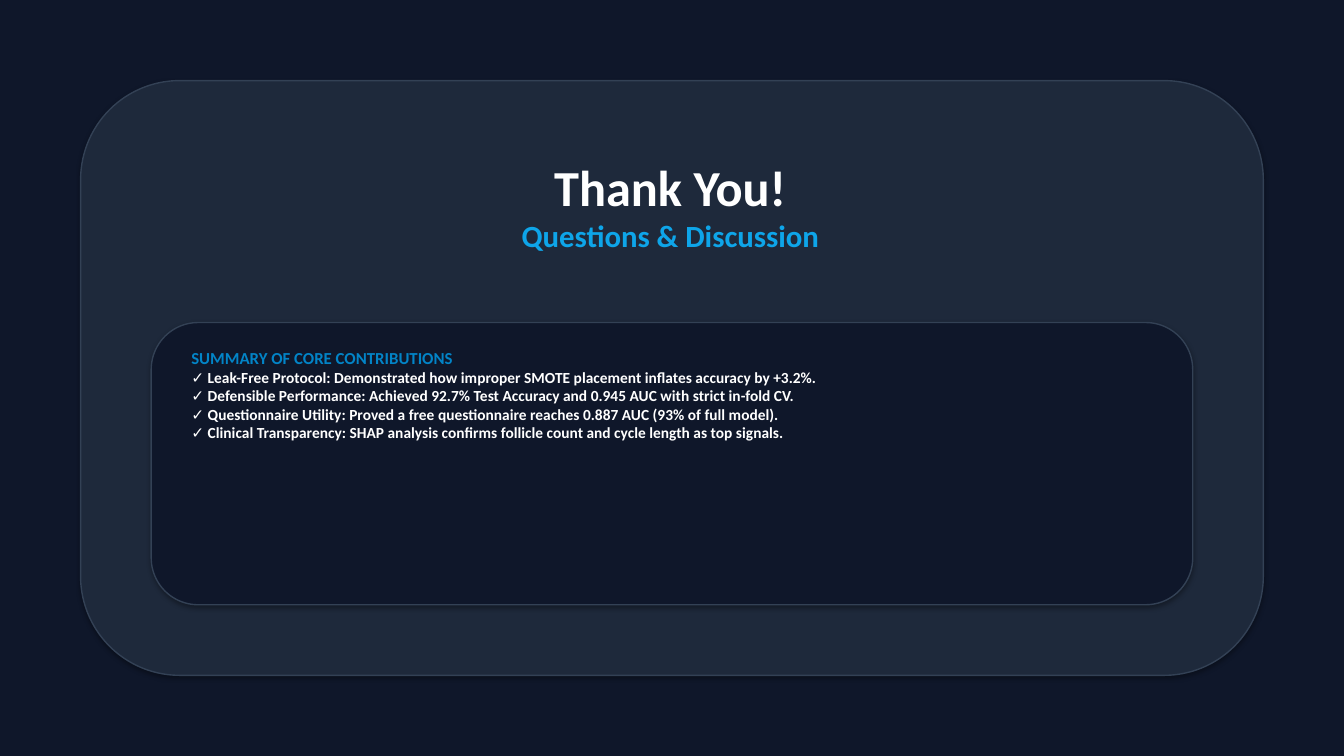
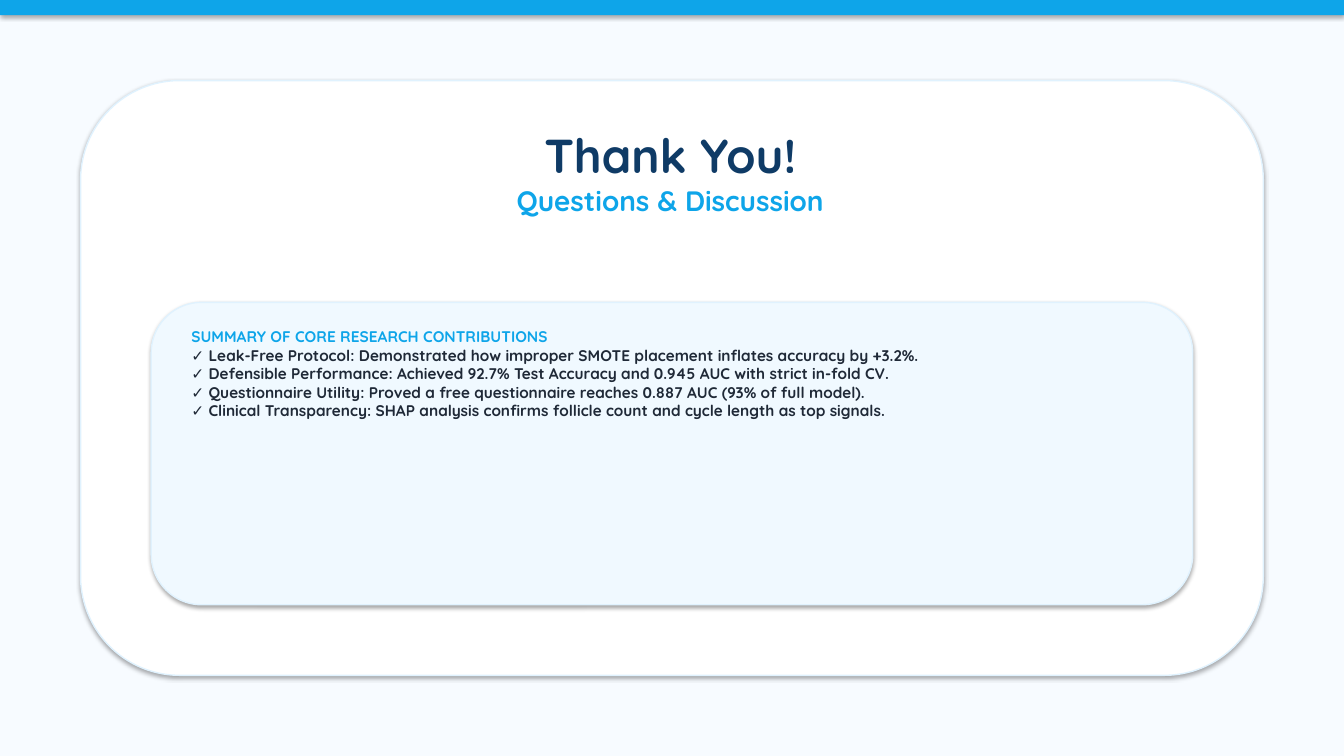
Before and after one commit to sunfi-x/pcos-ml-prediction, a slide deck: slide 10 of PCOS_ML_Project_Presentation_Professional.pptx. Drawn at 1344x756 pixels with LibreOffice and Linux fonts; fonts in the diff are those of the drawing. Boxes give left, top, right and bottom in pixels: in the first picture for what was removed or moved away, otherwise in the second. Text is boxed around its words. In the diff, an @@ line names an element or a change of style, - is before the commit and + after.

```diff
--- a/PCOS_ML_Project_Presentation_Professional.pptx
+++ b/PCOS_ML_Project_Presentation_Professional.pptx
@@ background #0F172A to #F7FBFF @@
@@ rectangle added at <box>0,0,1344,15</box>, fill #0EA5E9 @@
@@ rounded rectangle at <box>81,81,1263,676</box>: fill #1E293B to #FFFFFF; outline #334155 1 pt to #E0F2FE 1 pt @@
@@ text "Thank You!": place and size @@
-text "Thank You!" at <box>522,170,819,251</box>
+text "Thank You!" at <box>517,138,824,217</box>
@@ text "Thank You!" at <box>517,138,824,217</box>: size 36 to 34 pt, text colour #FFFFFF to #0F3B66 in "Thank You!"; font Calibri to Quicksand; size 22 to 20 pt in "Questions & Discussion" @@
@@ rounded rectangle: place and size @@
-rounded rectangle at <box>151,323,1193,605</box>
+rounded rectangle at <box>151,302,1193,605</box>
@@ rounded rectangle at <box>151,302,1193,605</box>: fill #0F172A to #F0F9FF; outline #334155 1 pt to #E0F2FE 1 pt @@
@@ text "SUMMARY OF CORE RESEARCH CONTRIBUTIONS": place and size @@
-text "SUMMARY OF CORE RESEARCH CONTRIBUTIONS" at <box>191,353,816,441</box>
+text "SUMMARY OF CORE RESEARCH CONTRIBUTIONS" at <box>191,331,918,419</box>
@@ text at <box>191,331,547,342</box>: text changed; size 12 to 11 pt; font Calibri to Quicksand; text colour #0284C7 to #0EA5E9 @@
-SUMMARY OF CORE CONTRIBUTIONS
+SUMMARY OF CORE RESEARCH CONTRIBUTIONS
@@ text at <box>209,349,918,419</box>: font Calibri to Quicksand, text colour #FFFFFF to #1F2937 @@
```
Also in this commit, not shown: 9 other slides changed, 1 other file.
